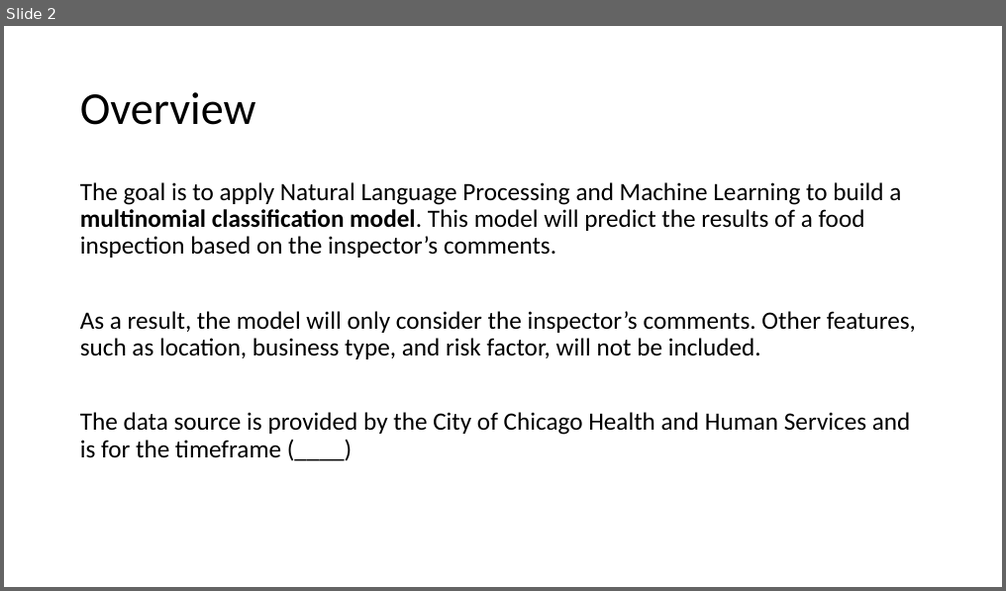
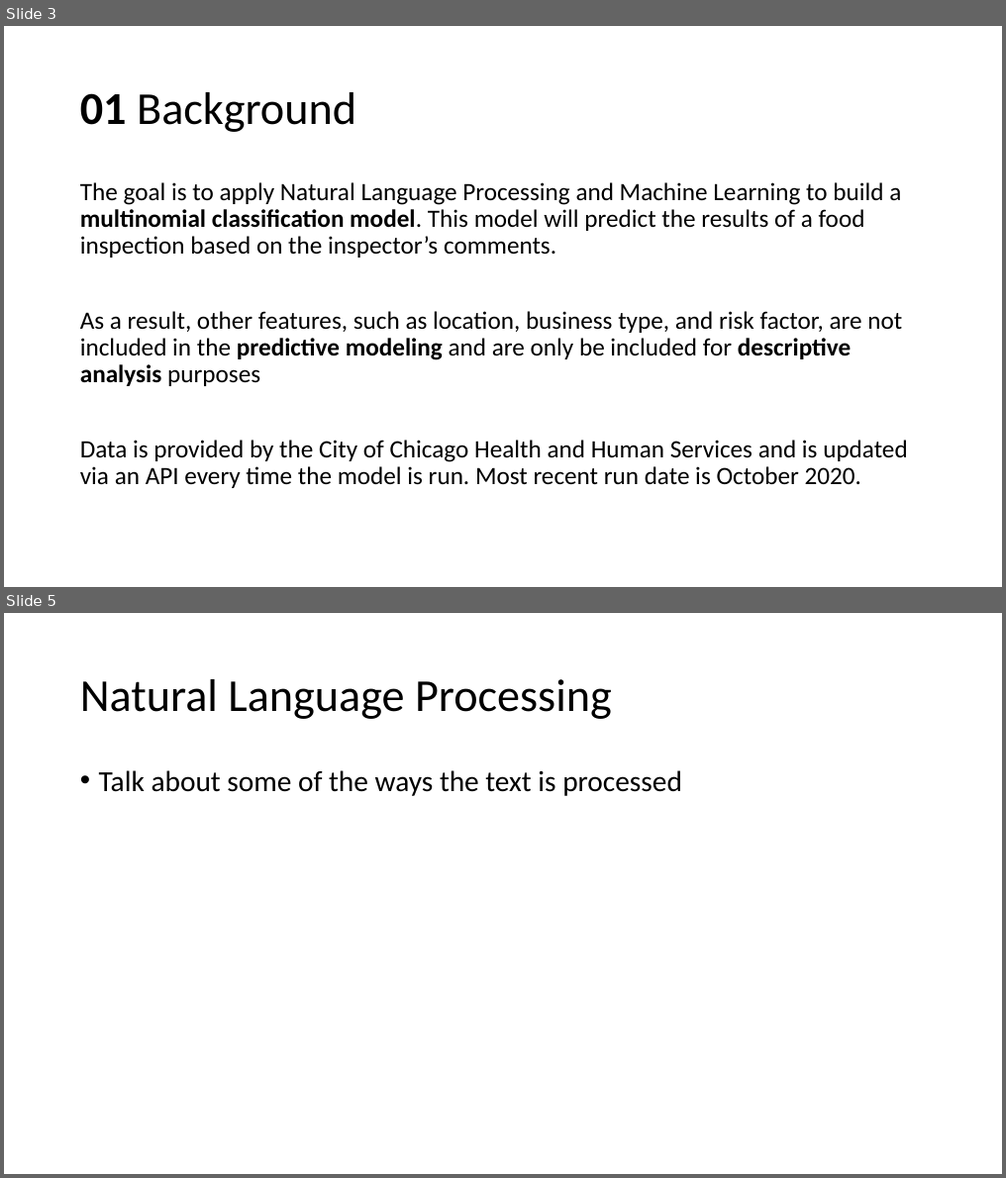
Before and after one commit to sstarkjr/NLP-food-safety-classification, a slide deck: Presentation.pptx. Shown one above the other, each under a label of ours: slide 2 before the commit, slides 3 and 5 after it; the slides between them are not shown. The pictures are 1006x591 and 1006x1178 pixels, drawn with LibreOffice and Linux fonts; fonts in the diff are those of the drawing. Boxes give left, top, right and bottom in pixels: in the first picture for what was removed or moved away, otherwise in the second. Text is boxed around its words. In the diff, an @@ line names an element or a change of style, - is before the commit and + after.

```diff
--- a/Presentation.pptx
+++ b/Presentation.pptx
@@ slide 5 added at (4,613,1002,1174), background #FFFFFF @@
@@ title added at (80,679,612,719), 44 pt, text #000000 @@
+Natural Language Processing
@@ text added at (99,770,682,796), 28 pt, text #000000 @@
+• Talk about some of the ways the text is processed
@@ what was slide 2 is now slide 3 @@
@@ slide 3 changed as well @@
@@ title at (80,92,356,132): text changed @@
-Overview
+01 Background
@@ text at (80,311,907,488): text changed @@
-As a result, the model will only consider the inspector’s comments. Other features, such as location, business type, and risk factor, will not be included.
-The data source is provided by the City of Chicago Health and Human Services and is for the timeframe (____)
+As a result, other features, such as location, business type, and risk factor, are not included in the predictive modeling and are only be included for descriptive analysis purposes
+Data is provided by the City of Chicago Health and Human Services and is updated via an API every time the model is run. Most recent run date is October 2020.
```
Also in this commit, not shown: 3 other slides changed, 2 other slides added, 2 slides removed, 1 other file.
